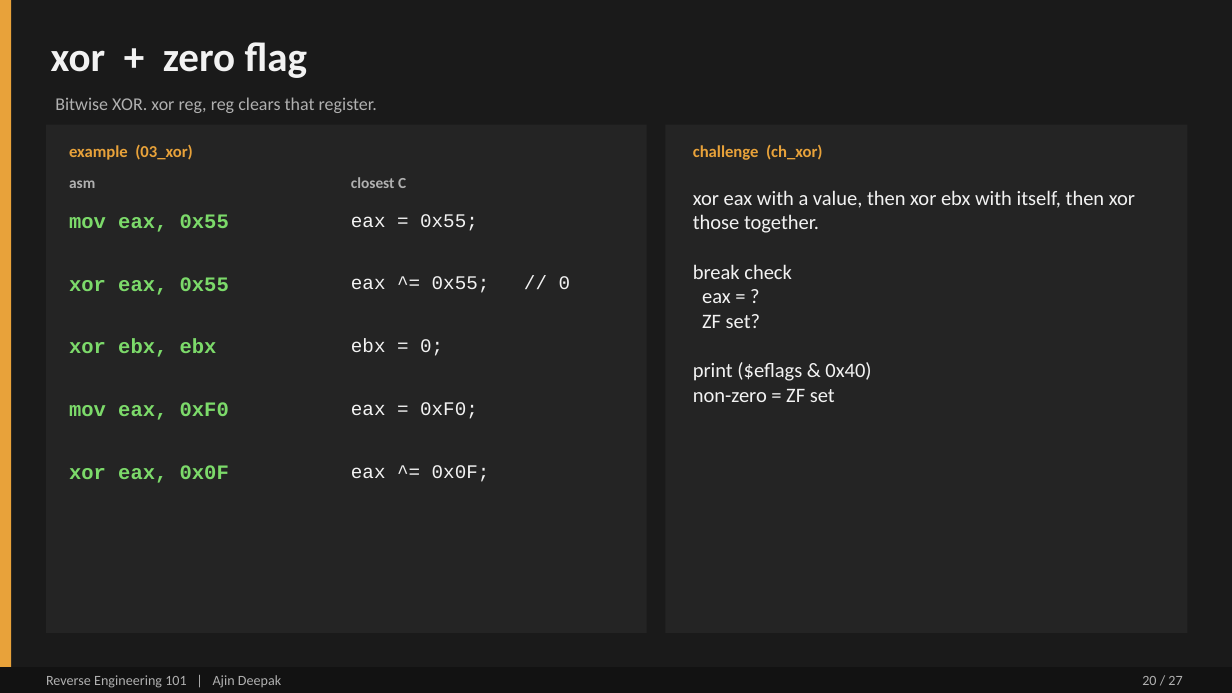
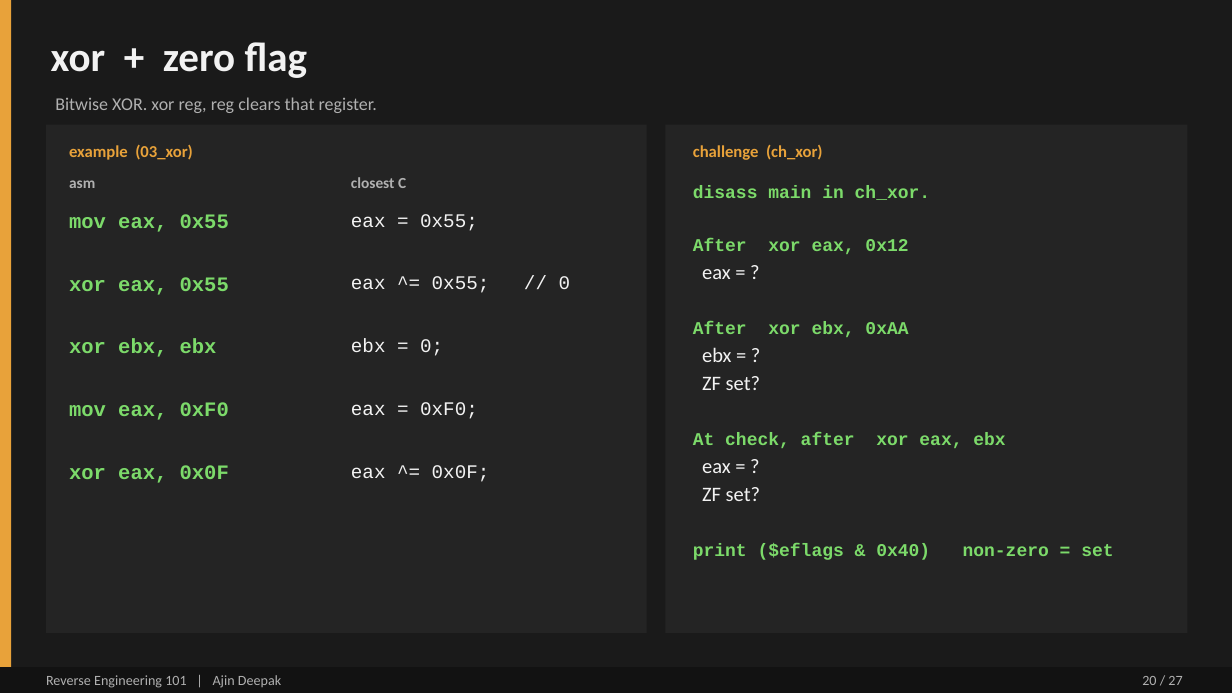
Before and after one commit to DERE-ad2001/reverse-engineering-101, a slide deck: slide 20 of Reverse Engineering 101.pptx. Drawn at 1232x693 pixels with LibreOffice and Linux fonts; fonts in the diff are those of the drawing. Boxes give left, top, right and bottom in pixels: in the first picture for what was removed or moved away, otherwise in the second. Text is boxed around its words. In the diff, an @@ line names an element or a change of style, - is before the commit and + after.

```diff
--- a/Reverse Engineering 101.pptx
+++ b/Reverse Engineering 101.pptx
@@ text at [693,185,1113,560]: text changed; size 16 to 14 pt; font Calibri to Courier New; text colour #F2F2F2 to #7CDA6A; bold on @@
-xor eax with a value, then xor ebx with itself, then xor those together.
-break check
-eax = ?
-ZF set?
-print ($eflags & 0x40)
-non-zero = ZF set
+disass main in ch_xor.
+After xor eax, 0x12
+eax = ?
+After xor ebx, 0xAA
+ebx = ?
+ZF set?
+At check, after xor eax, ebx
+eax = ?
+ZF set?
+print ($eflags & 0x40) non-zero = set
```
Also in this commit, not shown: 5 other slides changed.
